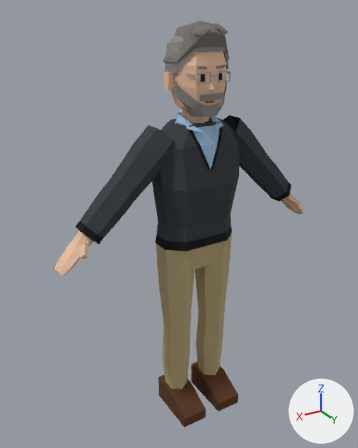
The Blender file characters/grey_beard_lead/grey_beard_lead.blend: old version first, new version second.
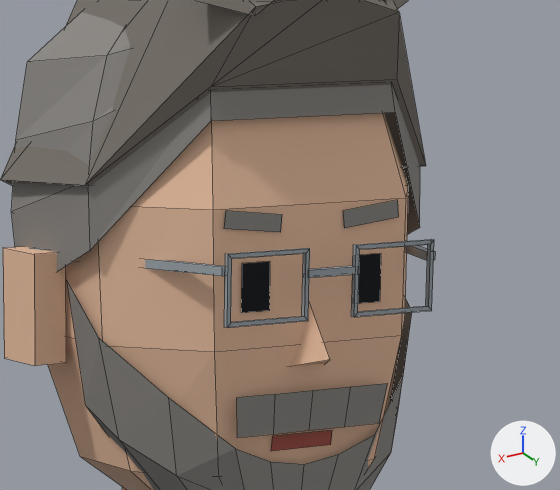
Old and new are each drawn whole from a 50 mm camera at (1.121, 1.728, 1.849) aimed at (0.062, -0.037, 0.967) and again close up on the part from 46% to 70% of the width and 7% to 24% of the height. The axes (+X, +Y, +Z) are drawn at lower right. The lights are the same throughout. The older version's two pictures come first. The close-ups show mesh edges as thin lines.

The first close-up shows 'grey_beard_lead'.
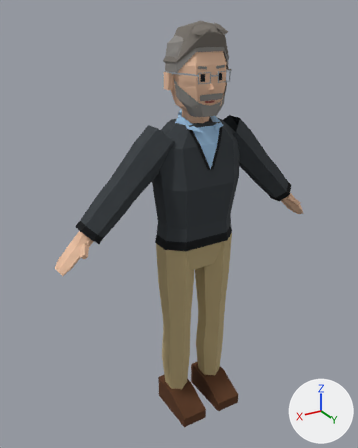
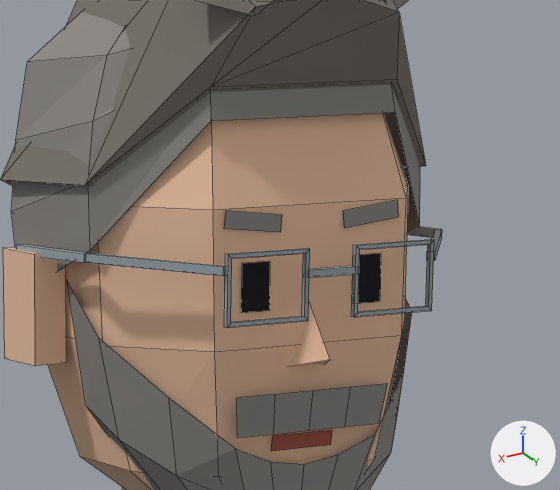
What differs and where, as boxes (x1, y1, x2, y2) in the close-ups (560 x 490 px; the box of a moved part takes in the faces that stretch with it):
'grey_beard_lead', reshaped: before (0, 0, 435, 490); after (0, 0, 442, 490)
part 1 of me_grey_beard_lead, added: after (408, 227, 441, 238)
part 2 of me_grey_beard_lead, built on: before (30, 248, 225, 276); after (16, 244, 225, 276)
part 3 of me_grey_beard_lead, moved or reshaped: before (405, 245, 435, 261); after (427, 230, 442, 261)

Patch to the scene script:
```diff
--- a/characters/grey_beard_lead/grey_beard_lead.blend.py
+++ b/characters/grey_beard_lead/grey_beard_lead.blend.py
@@ me_grey_beard_lead @@
 # used by ob_grey_beard_lead; location = (0.0, 0.0, 0.0)
 # verts and faces of me_grey_beard_lead; kept vertices keep their numbers, new ones are numbered from 676
 # before: 432 (0.12, -0.02, 1.63), 433 (0.12, -0.02, 1.63), 437 (0.12, -0.02, 1.63) at pixel (29, 248), 438 (0.12, -0.02, 1.63)
-me_grey_beard_lead.from_pydata(...)  # 676 vertices, 540 faces; spans x -0.65..0.65, y -0.12..0.18, z 0.0..1.82
+me_grey_beard_lead.from_pydata(...)  # 692 vertices, 552 faces; spans x -0.65..0.65, y -0.12..0.18, z 0.0..1.82
+# me_grey_beard_lead part 1: the loose piece of 8 vertices spanning x -0.12..-0.07, y -0.02..0.12, z 1.63 is copied, and the copy is scaled about its middle by (0.0417, 0.548, -0.016), then moved by (-0.03, -0.03, 0.0); it spans x -0.13..-0.12, y -0.02..0.06, z 1.63
+# me_grey_beard_lead part 2
+verts[433] = (0.13, 0.05, 1.63)  # moved
+verts[432] = (0.13, 0.06, 1.63)  # moved, pixel (85, 262)
+verts[437] = (0.13, 0.06, 1.63)  # moved, pixel (86, 254)
+verts[438] = (0.12, 0.05, 1.63)  # moved, pixel (89, 253)
+verts[676] = (0.13, -0.02, 1.63)  # pixel (15, 244)
+verts[677] = (0.13, 0.06, 1.63)  # pixel (83, 253)
+verts[678] = (0.12, 0.05, 1.63)  # pixel (91, 253)
+verts[679] = (0.13, -0.02, 1.63)  # pixel (23, 244)
+verts[680] = (0.13, -0.02, 1.63)
+verts[681] = (0.12, 0.05, 1.63)  # pixel (91, 262)
+verts[682] = (0.13, -0.02, 1.63)
+verts[683] = (0.13, 0.06, 1.63)  # pixel (83, 262)
+faces += [(676, 677, 678, 679), (678, 681, 680, 679), (676, 682, 683, 677), (680, 681, 683, 682), (677, 683, 681, 678), (676, 679, 680, 682)]
+# me_grey_beard_lead part 3
+# 6 faces are deleted
+# 4 vertices move from x -0.12, y -0.02, z 1.63 to x -0.13..-0.12, y 0.05..0.06, z 1.63
+# 6 new faces join them
 me_grey_beard_lead.materials.append(mat_m_characterpalette)
```
